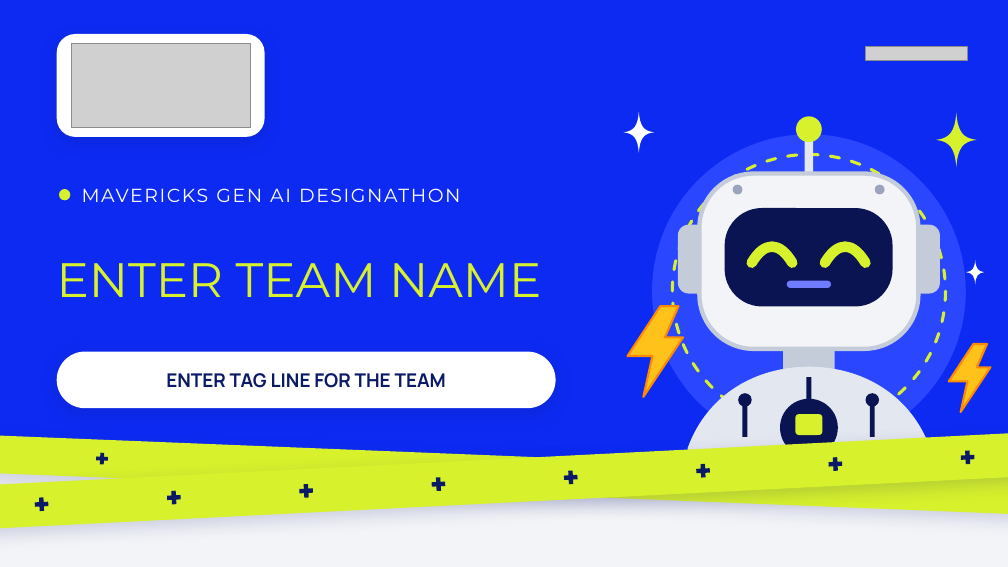
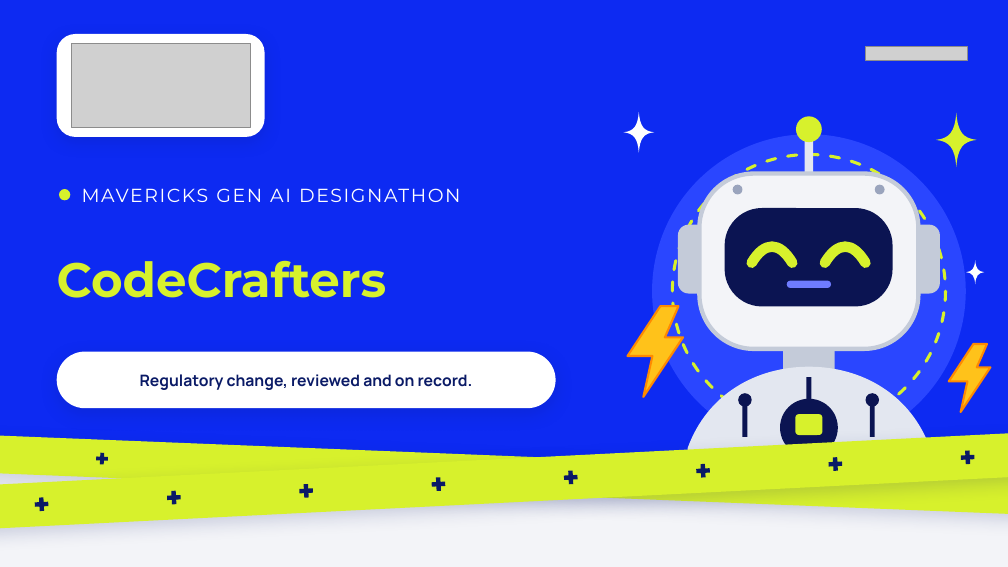
Before and after one commit to Ruthravarshan/Designathon_Compliance_Copilot, a slide deck: slide 1 of Submission/Hexaware_Mavericks_Hackathon_Template.pptx. Drawn at 1008x567 pixels with LibreOffice and Linux fonts; fonts in the diff are those of the drawing; grey boxes stand for pictures. Boxes give left, top, right and bottom in pixels: in the first picture for what was removed or moved away, otherwise in the second. Text is boxed around its words. In the diff, an @@ line names an element or a change of style, - is before the commit and + after.

```diff
--- a/Submission/Hexaware_Mavericks_Hackathon_Template.pptx
+++ b/Submission/Hexaware_Mavericks_Hackathon_Template.pptx
@@ text at (x1=57, y1=261, x2=387, y2=298): text changed; bold on @@
-ENTER TEAM NAME
+CodeCrafters
@@ text in rounded rectangle at (x1=140, y1=374, x2=473, y2=390): text changed; size 18 to 15 pt @@
-ENTER TAG LINE FOR THE TEAM
+Regulatory change, reviewed and on record.
```
Also in this commit, not shown: 13 other slides changed, 2 slides added, 2 slides removed, 9 other files.
